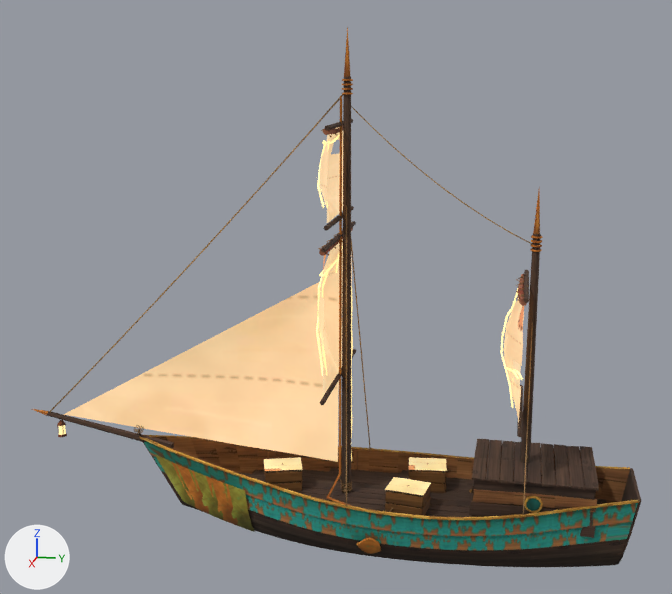
The glTF model public/assets/boats/storm_cutter/model.glb: old version first, new version second.
One viewpoint serves both versions: a camera (50 mm lens) standing at (14.84, 2.02, 7.63) and looking at (-0.08, -0.96, 3.9). The axes (+X, +Y, +Z) are drawn at lower left. The lights are the same throughout. The picture after the commit comes second. Where no turn or scale is listed for an object, it has been applied to the vertices. Vertices at exactly the same position are counted once.

The first picture shows 'storm_cutter_mesh'.
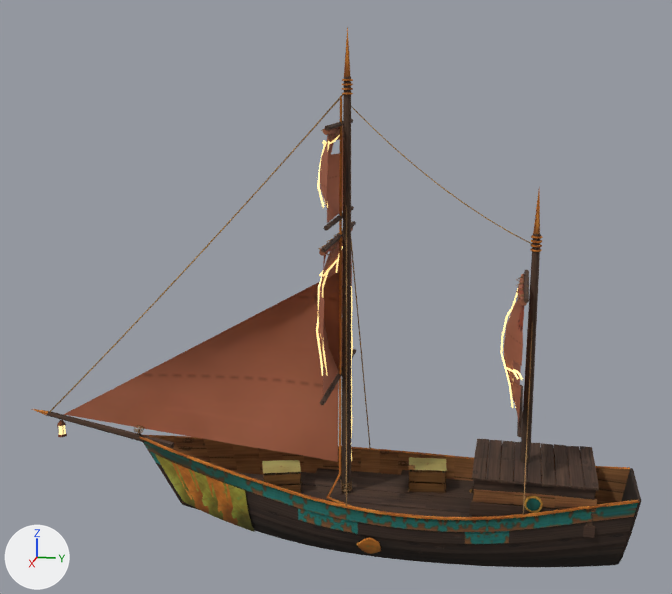
What changed in the scene script:
```text
Add mat_cove_atlas_ds:
    mat_cove_atlas_ds = bpy.data.materials.new('cove_atlas_ds')
    # uses the picture img_cove_atlas
Change me_storm_cutter_mesh:
    used by ob_storm_cutter_mesh; location = (0.0, -1.3, 3.85)
    remove me_storm_cutter_mesh.from_pydata(...)  # 5883 vertices, 10538 faces; spans x -1.41..1.41, y -5.39..5.39, z -4.4..4.4
    add me_storm_cutter_mesh.from_pydata(...)  # 4790 vertices, 8474 faces; spans x -1.41..1.41, y -5.39..5.39, z -4.4..4.4
    me_storm_cutter_mesh part 1: the loose piece of 36 vertices spanning x 0.79..0.98, y 0.06..3.4, z -3.49..-3.46 is multiplied about its middle by the matrix ((1.353, 0.0, -0.041), (0.006, 1.728, -0.027), (0.004, -0.001, 0.986)), then moved by (-0.36, 0.12, 0.02)
    me_storm_cutter_mesh part 2: the loose piece of 8 vertices spanning x 0.12..0.34, y -0.83..-0.22, z -3.46..-3.27 is moved by (0.1, 0.0, 0.21)
    me_storm_cutter_mesh part 3: the loose piece of 16 vertices spanning x -0.35..0.35, y -0.99..-0.21, z -3.02 is moved by (0.1, 0.0, 0.0), in mat_cove_atlas_ds
    me_storm_cutter_mesh part 4: the loose piece of 72 vertices spanning x -0.2..0.0, y -2.2..4.99, z -3.47..-3.43 is rebuilt with 44 vertices and now spans x -0.13..0.13, y -2.34..5.0, z -3.47..-3.44
    me_storm_cutter_mesh part 5: the loose piece of 72 vertices spanning x 0.0..0.19, y -2.2..4.99, z -3.47..-3.43 is rebuilt with 40 vertices and now spans x -0.39..-0.13, y -1.81..4.99, z -3.47..-3.44
    me_storm_cutter_mesh part 6: the loose piece of 68 vertices spanning x -0.39..-0.2, y -1.68..4.99, z -3.47..-3.44 is rebuilt with 36 vertices and now spans x -0.66..-0.39, y -1.03..4.73, z -3.48..-3.44
    me_storm_cutter_mesh part 7: the loose piece of 52 vertices spanning x -0.79..-0.59, y -0.66..4.24, z -3.48..-3.45 is rebuilt with 24 vertices and now spans x -0.91..-0.66, y -0.18..3.76, z -3.49..-3.45
    me_storm_cutter_mesh part 8: 26 loose pieces with 404 vertices, spanning x -1.2..1.2, y -1.09..3.59, z -4.31..-3.0, are deleted
    me_storm_cutter_mesh part 9: 1162 vertices moved from x -1.25..1.25, y -3.05..5.28, z -4.32..-2.74 to x -1.28..1.28, y -3.1..5.3, z -4.32..-2.76; 796 vertices removed from x -1.28..1.28, y -2.53..5.1, z -4.36..-2.96; 255 vertices added at x -1.29..1.29, y -2.96..5.21, z -4.35..-3.02
    me_storm_cutter_mesh part 10: 1858 kept faces spanning x -1.25..1.25, y -3.26..5.36, z -4.32..-2.69 get new texture (UV) coordinates
    me_storm_cutter_mesh part 11: 1830 kept faces spanning x -1.28..1.28, y -5.06..5.39, z -4.4..-2.44 get new vertex colours
    me_storm_cutter_mesh part 12: 332 faces spanning x -1.27..1.27, y -4.75..3.45, z -3.02..2.86 switch from mat_cove_glow to mat_cove_atlas_ds
    other edits to the shape of me_storm_cutter_mesh do not show in these pictures
```

Location of each change, (x1, y1, x2, y2) in pixels of the pictures (672 x 594 px; the box of a moved part takes in the faces that stretch with it):
part 1 of me_storm_cutter_mesh, moved or reshaped (not visible before)
    after: (327, 500, 472, 517)
part 2 of me_storm_cutter_mesh, moved or reshaped
    before: (272, 483, 302, 491)
    after: (264, 474, 301, 485)
part 3 of me_storm_cutter_mesh, moved or reshaped
    before: (264, 457, 302, 471)
    after: (262, 460, 301, 473)
part 4 of me_storm_cutter_mesh, rebuilt
    before: (254, 478, 549, 508)
    after: (276, 484, 549, 508)
part 5 of me_storm_cutter_mesh, rebuilt
    before: (294, 488, 471, 508)
    after: (236, 472, 472, 499)
part 6 of me_storm_cutter_mesh, rebuilt
    before: (239, 473, 598, 504)
    after: (267, 472, 472, 492)
part 7 of me_storm_cutter_mesh, rebuilt
    before: (292, 469, 472, 488)
    after: (316, 468, 473, 486)
part 8 of me_storm_cutter_mesh, deleted
    before: (266, 450, 473, 516)
part 9 of me_storm_cutter_mesh, moved or reshaped
    before: (164, 446, 626, 565)
    after: (157, 448, 629, 564)
part 10 of me_storm_cutter_mesh, surface changed
    both: (139, 435, 638, 553)
part 11 of me_storm_cutter_mesh, recoloured (darker)
    both: (139, 435, 641, 553)
part 12 of me_storm_cutter_mesh, recoloured (beige to brown)
    both: (63, 127, 524, 471)
